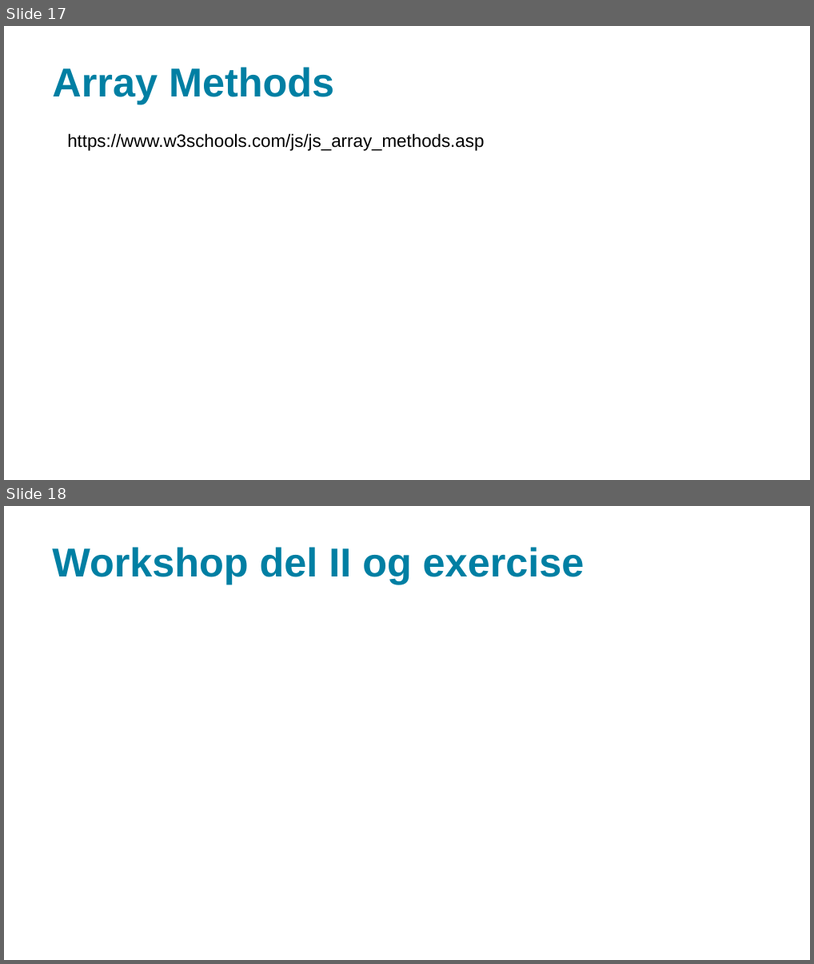
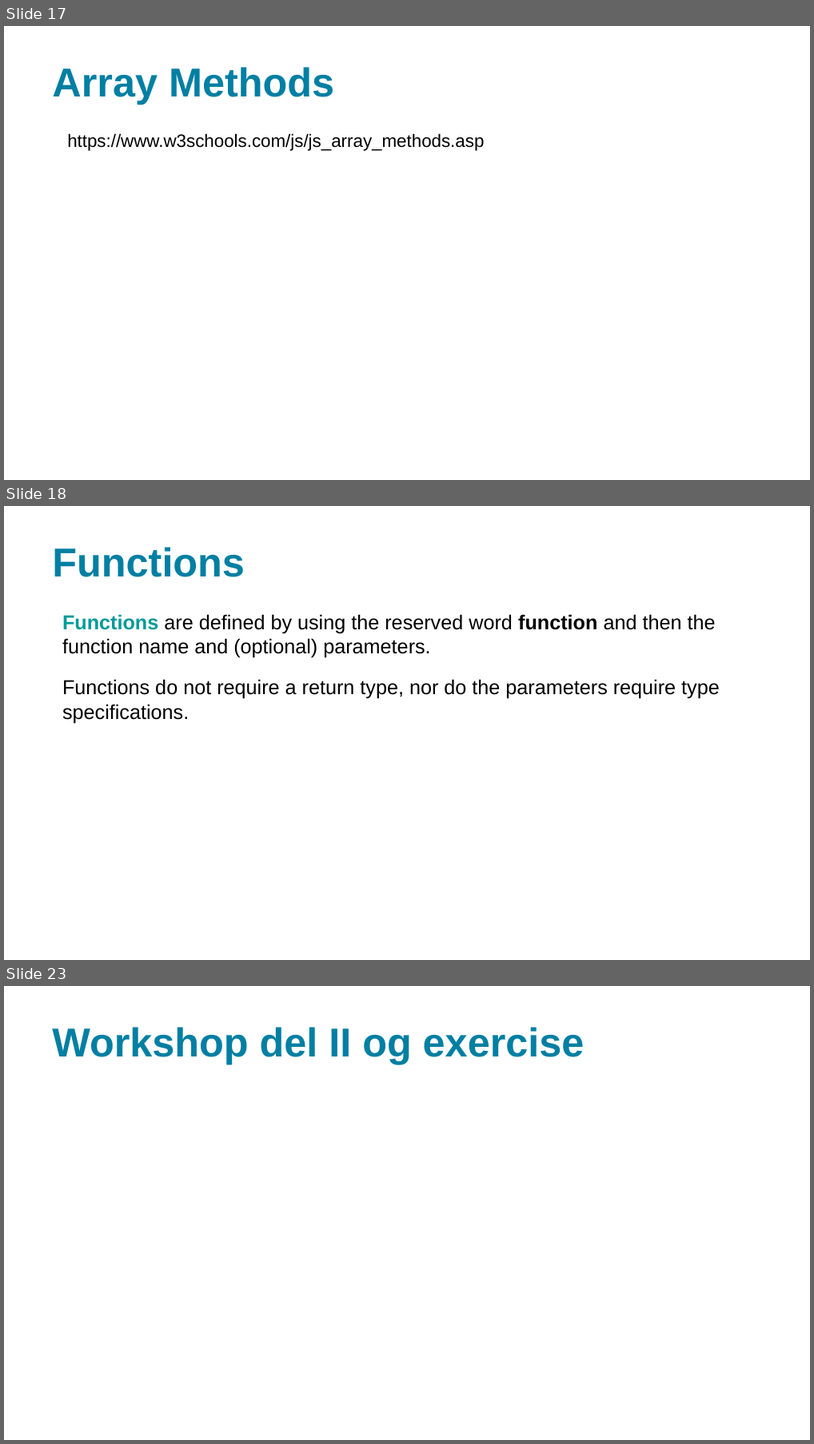
Before and after one commit to xbibogo/MMD24, a slide deck: semester2 PPT/uge 8_js day2.pptx. Shown one above the other, each under a label of ours: slides 17 and 18 before the commit, slides 17, 18 and 23 after it; the slides between them are not shown. The pictures are 814x964 and 814x1444 pixels, drawn with LibreOffice and Linux fonts; fonts in the diff are those of the drawing. Boxes give left, top, right and bottom in pixels: in the first picture for what was removed or moved away, otherwise in the second. Text is boxed around its words. In the diff, an @@ line names an element or a change of style, - is before the commit and + after.

```diff
--- a/semester2 PPT/uge 8_js day2.pptx
+++ b/semester2 PPT/uge 8_js day2.pptx
@@ slide 18 added at <box>4,506,810,960</box>, background #FFFFFF @@
@@ title added at <box>52,547,245,577</box>, 36 pt, text #007FA3, bold @@
+Functions
@@ text added at <box>62,614,720,723</box>, 18 pt, text #000000 @@
+Functions are defined by using the reserved word function and then the function name and (optional) parameters.
+Functions do not require a return type, nor do the parameters require type specifications.
@@ what was slide 18 is now slide 23 @@
```
Also in this commit, not shown: 4 other slides added, 4 other files.
